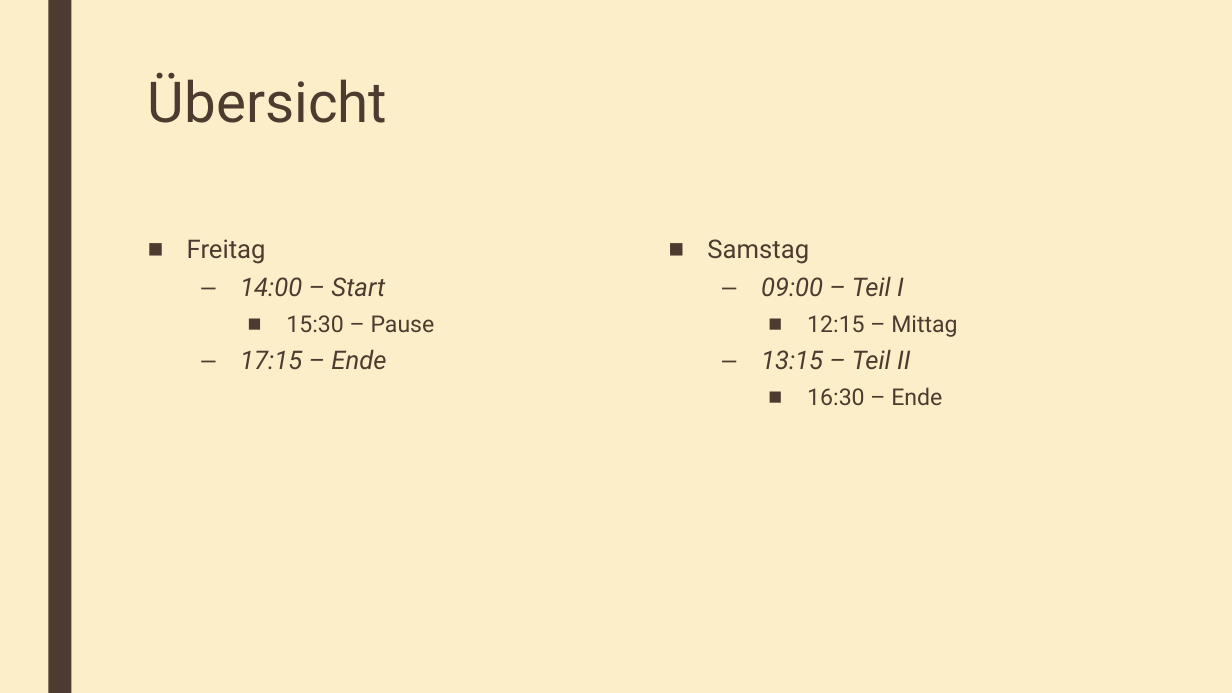
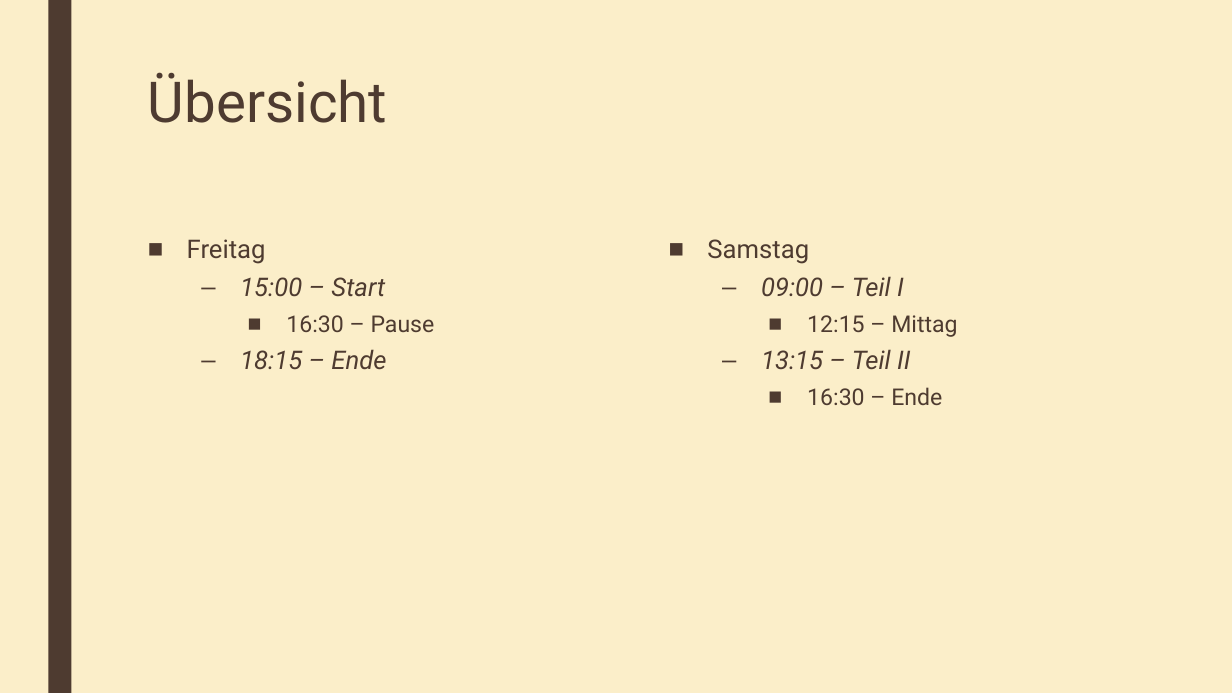
Before and after one commit to advocd/Workshop-Microbit-Python, a slide deck: slide 8 of internal/slides/pptx/Python-Workshop.pptx. Drawn at 1232x693 pixels with LibreOffice and Linux fonts; fonts in the diff are those of the drawing. Boxes give left, top, right and bottom in pixels: in the first picture for what was removed or moved away, otherwise in the second. Text is boxed around its words. In the diff, an @@ line names an element or a change of style, - is before the commit and + after.

Commit message:
some changes - slides

```diff
--- a/internal/slides/pptx/Python-Workshop.pptx
+++ b/internal/slides/pptx/Python-Workshop.pptx
@@ text at [240, 277, 435, 370]: text changed @@
-  – 14:00 – Start
-    ■ 15:30 – Pause
-  – 17:15 – Ende
+  – 15:00 – Start
+    ■ 16:30 – Pause
+  – 18:15 – Ende
```
Also in this commit, not shown: 4 other files.
